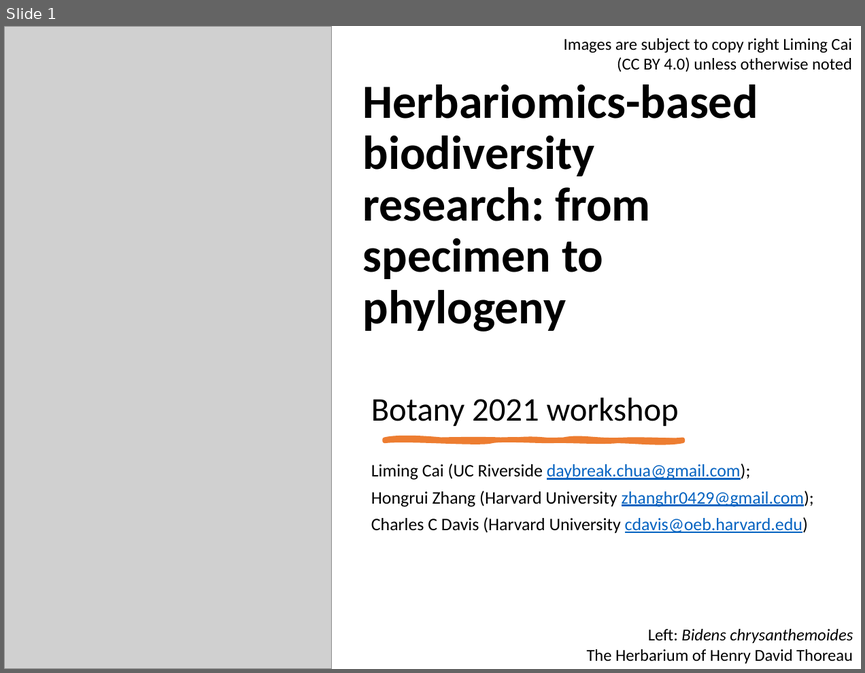
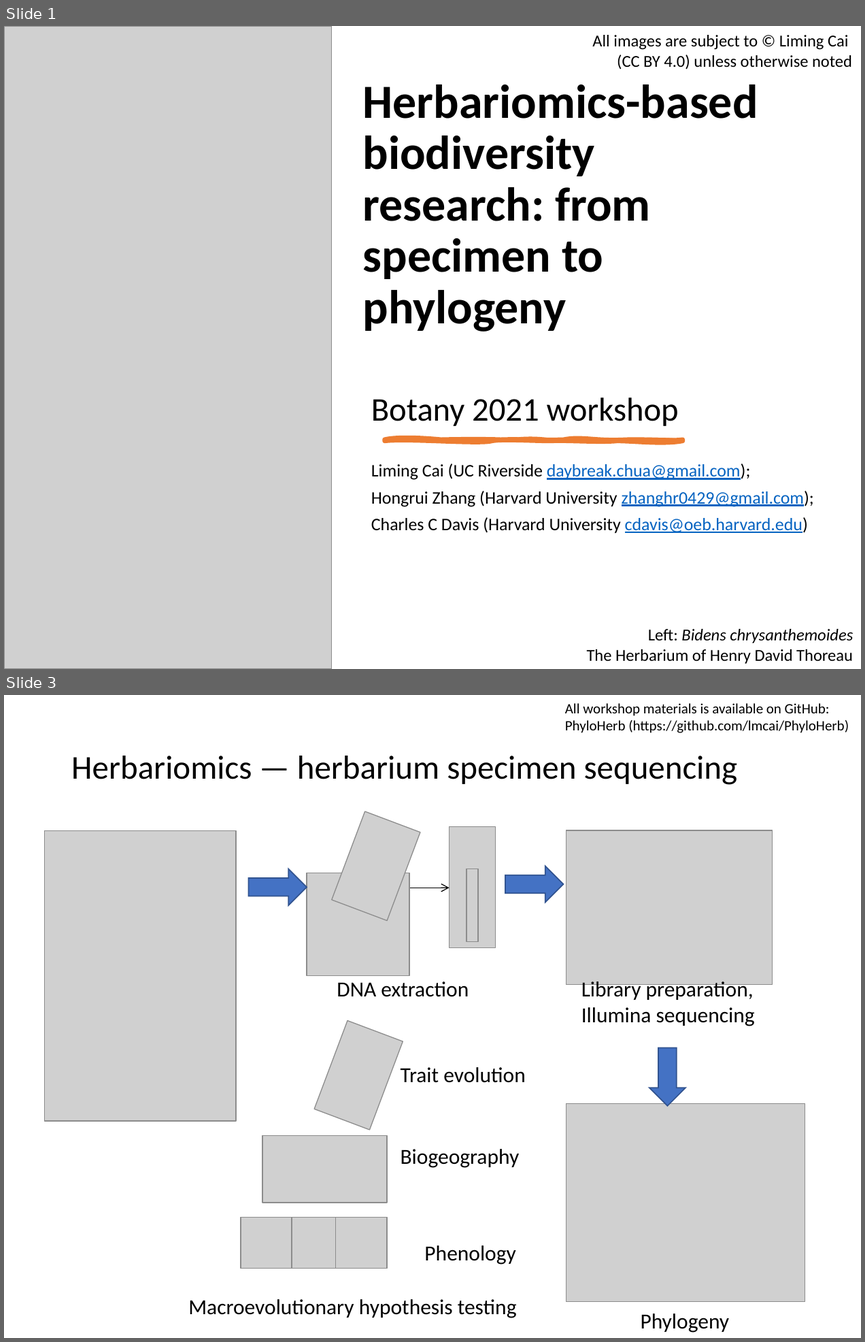
Before and after one commit to lmcai/PhyloHerb, a slide deck: botany2021_tutorial/PhyloHerb_botany2021.pptx. Shown one above the other, each under a label of ours: slide 1 before the commit, slides 1 and 3 after it; the slides between them are not shown. The pictures are 865x673 and 865x1342 pixels, drawn with LibreOffice and Linux fonts; fonts in the diff are those of the drawing; grey boxes stand for pictures. Boxes give left, top, right and bottom in pixels: in the first picture for what was removed or moved away, otherwise in the second. Text is boxed around its words. In the diff, an @@ line names an element or a change of style, - is before the commit and + after.

```diff
--- a/botany2021_tutorial/PhyloHerb_botany2021.pptx
+++ b/botany2021_tutorial/PhyloHerb_botany2021.pptx
@@ slide 3 added at <box>4,695,861,1338</box>, background #FFFFFF @@
@@ text added at <box>565,703,849,733</box>, 12 pt, text #000000 @@
+All workshop materials is available on GitHub:
+PhyloHerb (https://github.com/lmcai/PhyloHerb)
@@ title added at <box>71,756,738,785</box>, 28 pt, text #000000 @@
+Herbariomics — herbarium specimen sequencing
@@ picture added at <box>44,831,235,1121</box> @@
@@ picture added at <box>566,830,772,985</box> @@
@@ right arrow added at <box>505,866,564,902</box>, fill #4472C4, outline #325491 1 pt @@
@@ text added at <box>581,979,755,1026</box>, 18 pt, text #000000 @@
+Library preparation, Illumina sequencing
@@ group added at <box>248,811,495,997</box>: 4 pictures, 1 arrow, 1 right arrow, 1 text @@
+DNA extraction
@@ picture added at <box>314,1020,402,1129</box> @@
@@ right arrow added at <box>649,1047,685,1106</box>, fill #4472C4, outline #325491 1 pt @@
@@ text added at <box>400,1067,525,1083</box>, 18 pt, text #000000 @@
+Trait evolution
@@ picture added at <box>566,1103,805,1301</box> @@
@@ picture added at <box>263,1136,387,1202</box> @@
@@ text added at <box>400,1149,519,1168</box>, 18 pt, text #000000 @@
+Biogeography
@@ group added at <box>241,1217,515,1268</box>: 3 pictures, 1 text @@
+Phenology
@@ text added at <box>188,1299,517,1318</box>, 18 pt, text #000000 @@
+Macroevolutionary hypothesis testing
@@ text added at <box>640,1313,730,1332</box>, 18 pt, text #000000 @@
+Phylogeny
@@ slide 1 changed as well @@
@@ text at <box>592,35,852,70</box>: text changed @@
-Images are subject to copy right Liming Cai (CC BY 4.0) unless otherwise noted
+All images are subject to © Liming Cai
+(CC BY 4.0) unless otherwise noted
```
Also in this commit, not shown: 2 other slides changed, 7 other slides added, 3 slides removed.
